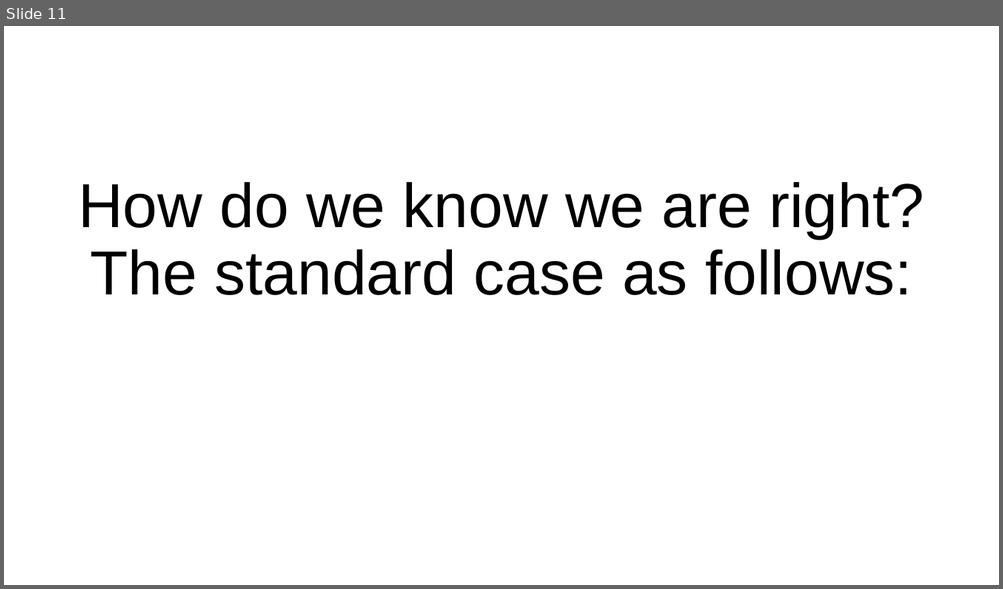
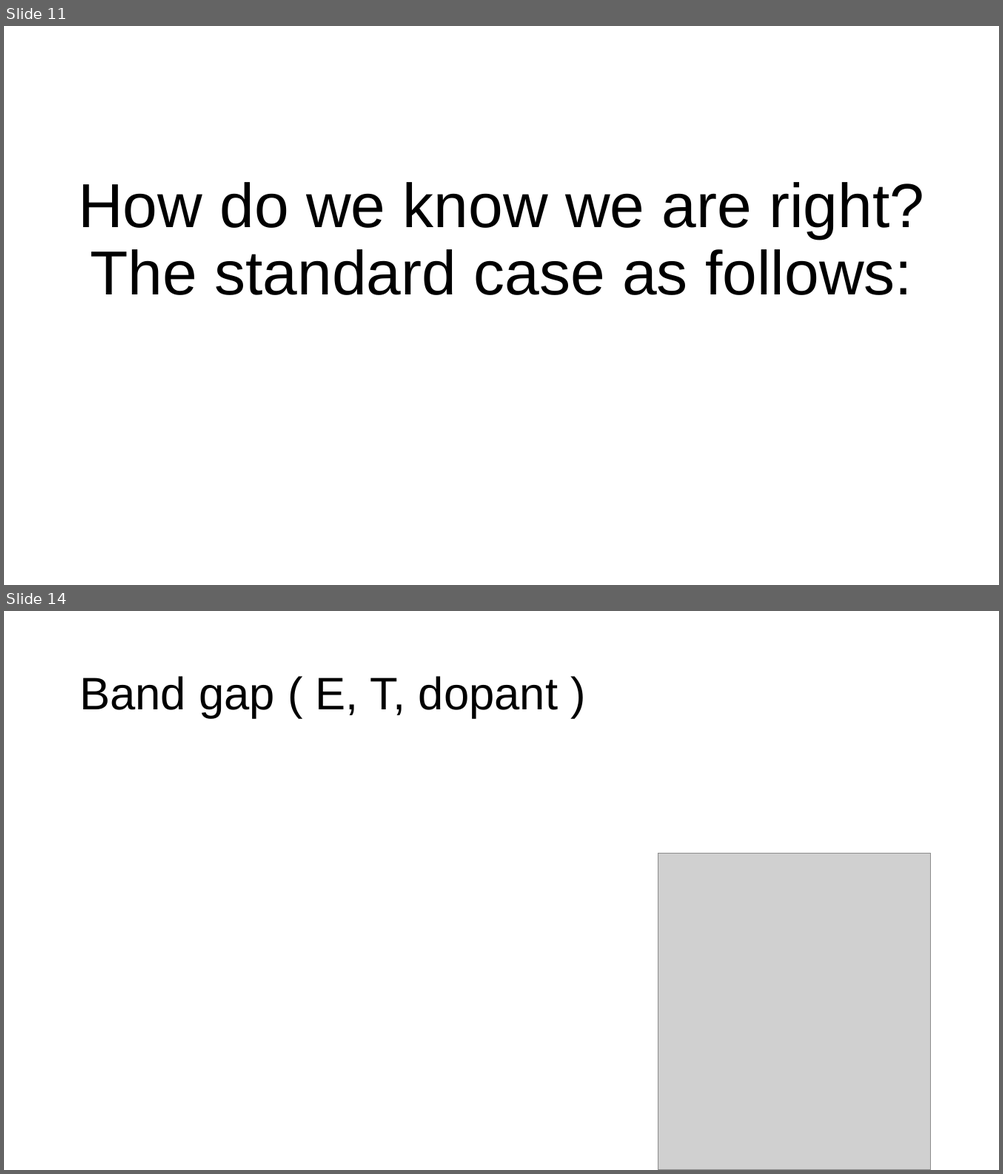
Before and after one commit to chihyeh/IoPAS_GeIA, a slide deck: Report/Signal_threshold_prediction.pptx. Shown one above the other, each under a label of ours: slide 11 before the commit, slides 11 and 14 after it; the slides between them are not shown. The pictures are 1003x589 and 1003x1174 pixels, drawn with LibreOffice and Linux fonts; fonts in the diff are those of the drawing; grey boxes stand for pictures. Boxes give left, top, right and bottom in pixels: in the first picture for what was removed or moved away, otherwise in the second. Text is boxed around its words. In the diff, an @@ line names an element or a change of style, - is before the commit and + after.

```diff
--- a/Report/Signal_threshold_prediction.pptx
+++ b/Report/Signal_threshold_prediction.pptx
@@ slide 14 added at (4,611,999,1170), background #FFFFFF @@
@@ title added at (79,676,558,718), 44 pt, text #000000 @@
+Band gap ( E, T, dopant )
@@ picture added at (658,854,930,1170) @@
```
Also in this commit, not shown: 3 slides changed, 10 other slides added, 1 slide removed, 9 other files.
